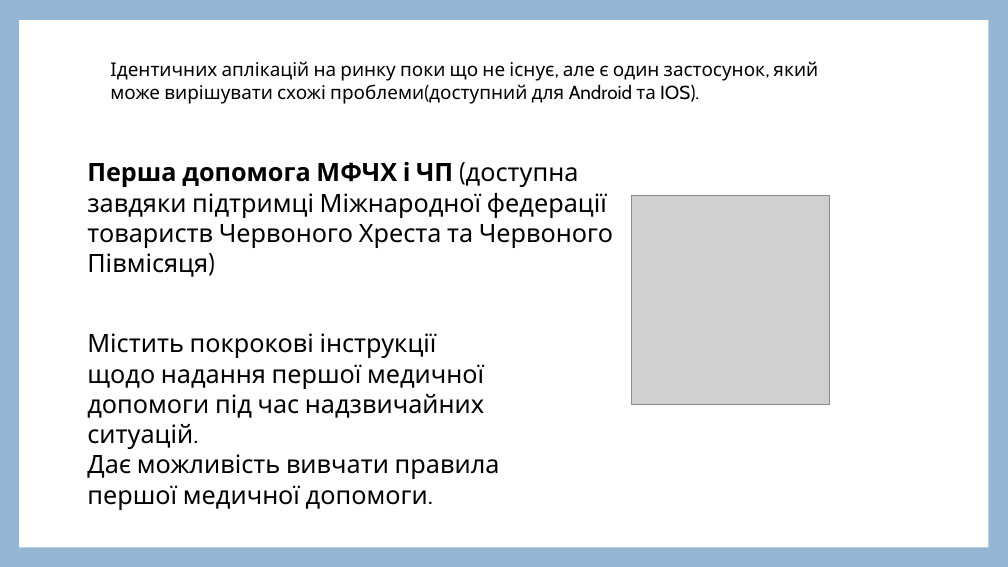
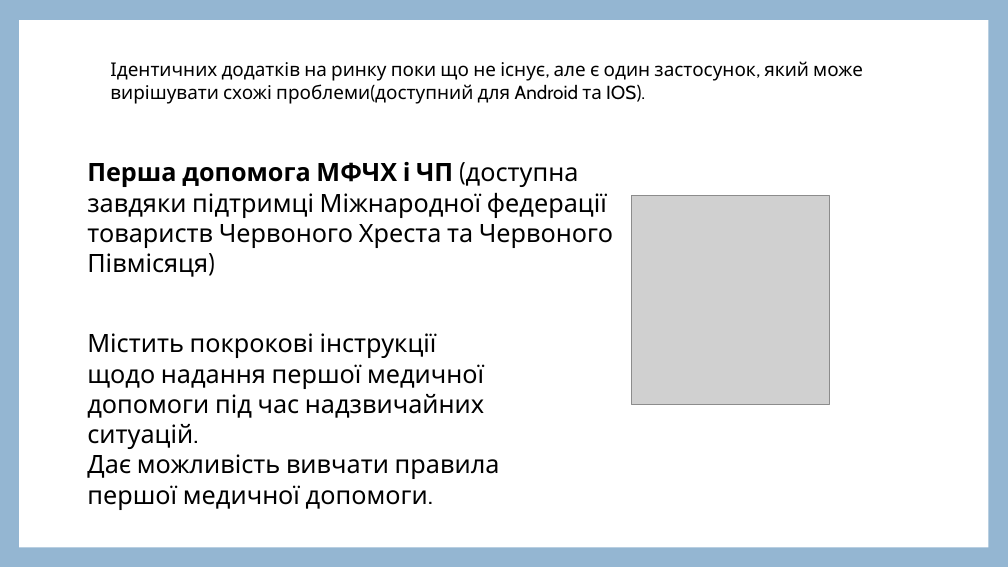
Before and after one commit to NataliaHerus/War-Notes, a slide deck: slide 7 of Documents/WarNotes_presentation.pptx (slide 5 before the commit). Drawn at 1008x567 pixels with LibreOffice and Linux fonts; fonts in the diff are those of the drawing; grey boxes stand for pictures. Boxes give left, top, right and bottom in pixels: in the first picture for what was removed or moved away, otherwise in the second. Text is boxed around its words. In the diff, an @@ line names an element or a change of style, - is before the commit and + after.

```diff
--- a/Documents/WarNotes_presentation.pptx
+++ b/Documents/WarNotes_presentation.pptx
@@ text at (x1=110, y1=61, x2=863, y2=104): text changed @@
-Ідентичних аплікацій на ринку поки що не існує, але є один застосунок, який може вирішувати схожі проблеми(доступний для Android та IOS).
+Ідентичних додатків на ринку поки що не існує, але є один застосунок, який може вирішувати схожі проблеми(доступний для Android та IOS).
```
Also in this commit, not shown: 3 other slides changed, 2 slides added, 1 other file.
